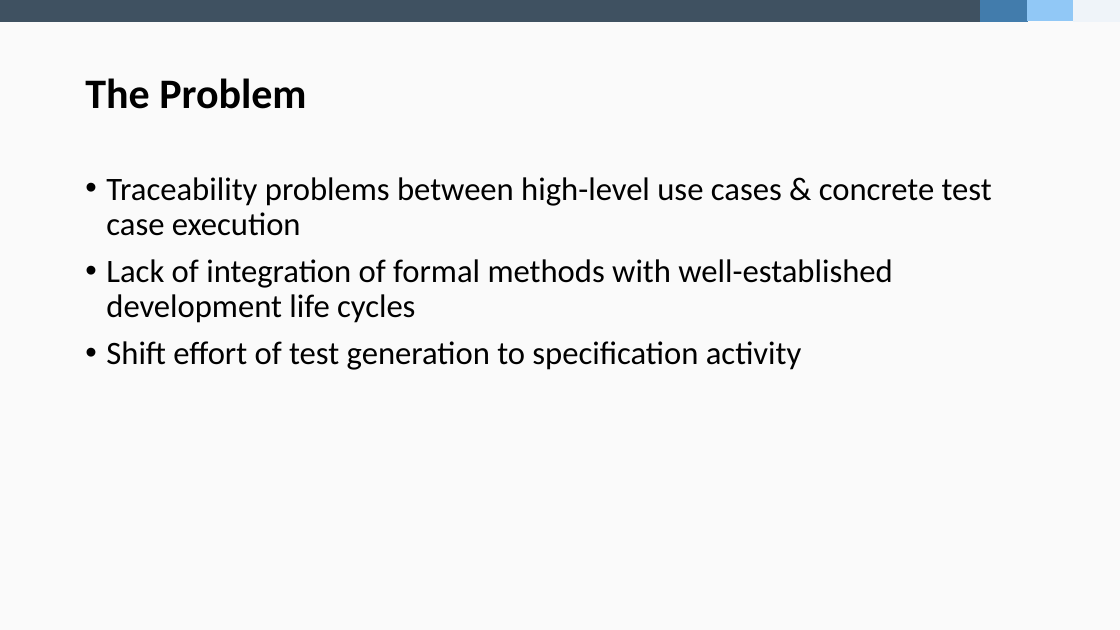
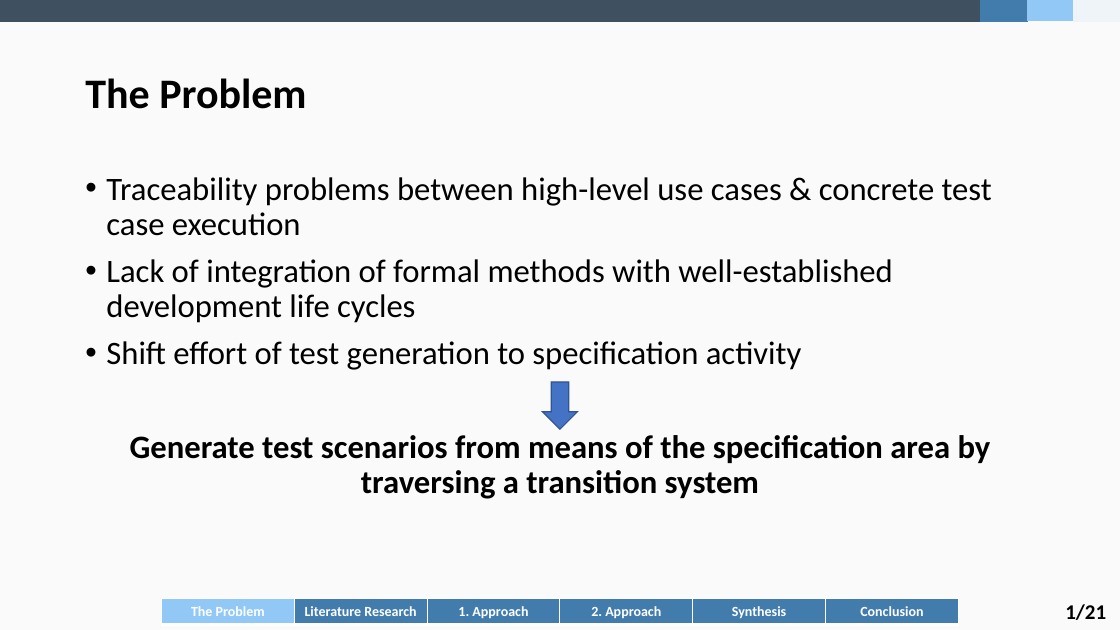
Before and after one commit to fidsusj/SWE-Seminar, a slide deck: slide 3 of doc/Final Presentation F. Hausberger.pptx. Drawn at 1120x630 pixels with LibreOffice and Linux fonts; fonts in the diff are those of the drawing. Boxes give left, top, right and bottom in pixels: in the first picture for what was removed or moved away, otherwise in the second. Text is boxed around its words. In the diff, an @@ line names an element or a change of style, - is before the commit and + after.

```diff
--- a/doc/Final Presentation F. Hausberger.pptx
+++ b/doc/Final Presentation F. Hausberger.pptx
@@ down arrow added at <box>543,382,578,429</box>, fill #4472C4, outline #325491 1 pt @@
@@ text at <box>130,435,991,499</box>: paragraph added @@
+Generate test scenarios from means of the specification area by traversing a transition system
@@ table added at <box>161,599,958,624</box>, 1 rows, 6 columns @@
+The Problem | Literature Research | 1. Approach | 2. Approach | Synthesis | Conclusion
@@ text added at <box>1065,604,1106,620</box>, 18 pt, text #000000, bold @@
+1/21
```
Also in this commit, not shown: 22 other slides changed, 1 slide added.
